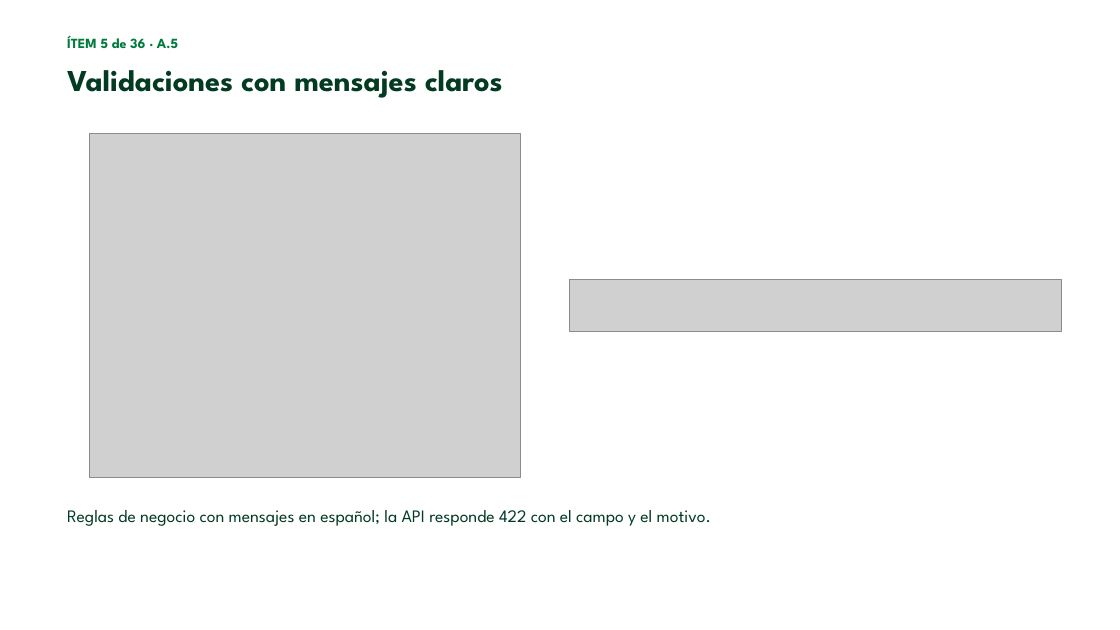
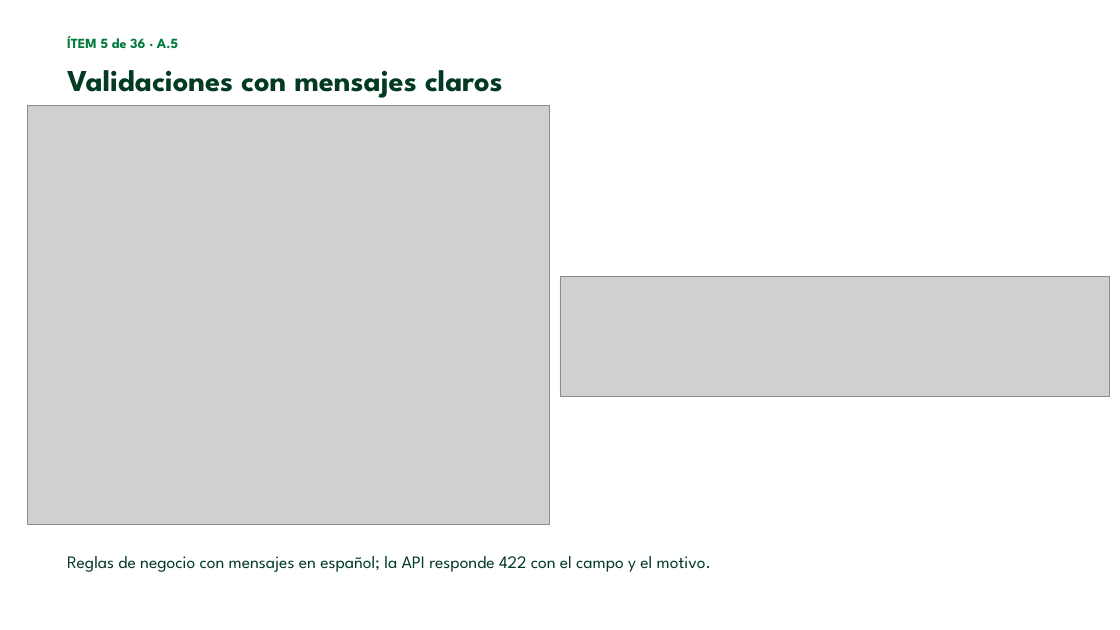
Before and after one commit to esteban-nieto/Modelacion, a slide deck: slide 8 of docs/entregables_finales/09_presentacion_sustentacion/Exposicion_Modelacion.pptx (slide 6 before the commit). Drawn at 1120x630 pixels with LibreOffice and Linux fonts; fonts in the diff are those of the drawing; grey boxes stand for pictures; background and template pictures are left out. Boxes give left, top, right and bottom in pixels: in the first picture for what was removed or moved away, otherwise in the second. Text is boxed around its words. In the diff, an @@ line names an element or a change of style, - is before the commit and + after.

```diff
--- a/docs/entregables_finales/09_presentacion_sustentacion/Exposicion_Modelacion.pptx
+++ b/docs/entregables_finales/09_presentacion_sustentacion/Exposicion_Modelacion.pptx
@@ picture resized from (x1=90, y1=134, x2=521, y2=478) to (x1=27, y1=106, x2=549, y2=524) @@
@@ picture resized from (x1=570, y1=279, x2=1062, y2=331) to (x1=560, y1=276, x2=1110, y2=397) @@
@@ text "Reglas de negocio con mensajes ..." moved from (x1=67, y1=510, x2=711, y2=526) to (x1=67, y1=556, x2=711, y2=572) @@
```
Also in this commit, not shown: 35 other slides changed, 4 slides added, 17 other files.
